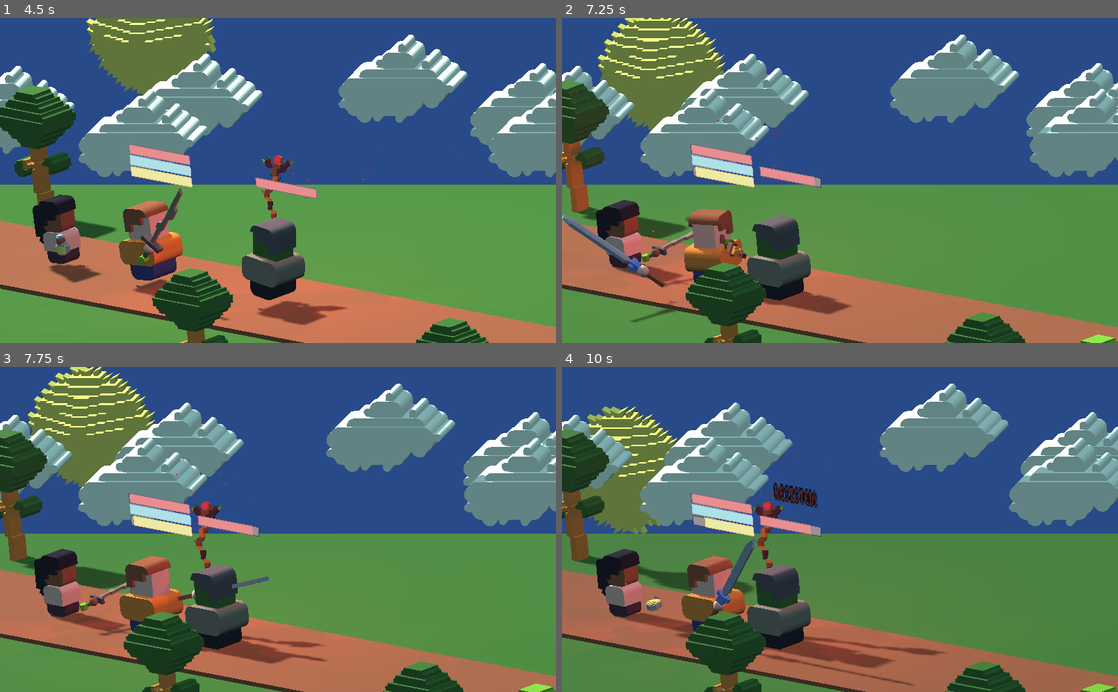
Above: before the commit, frames 1-4 (two rows, left to right).
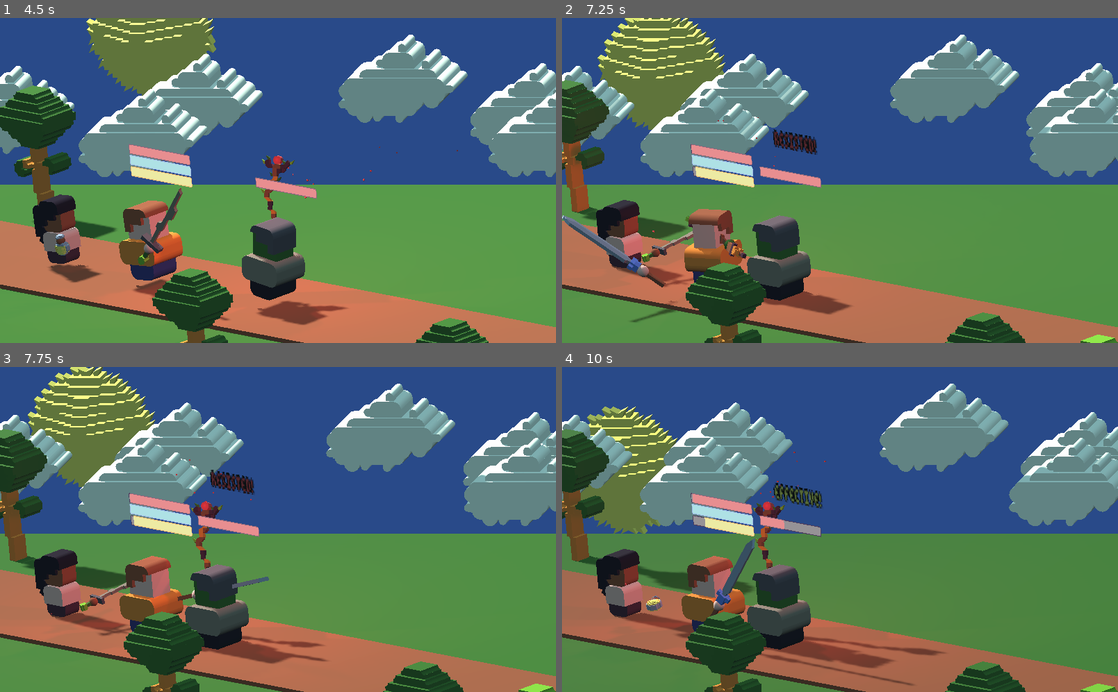
Above: after the commit, the same moments.

Repository: matt-cles/item-assistant
Game: Godot game, scene res://scenes/Main.tscn
Two runs of this game, one before a commit and one after it. Both use one fixed random seed, a clock stepped at 60 frames per second and the inputs below.
Inputs (mouse positions are in pixels of both pictures, inside the frame that each line leads up to):
- Up to frame 1 (4.5 s): click "Start Game" at 0.5 s; tap Enter (ui_accept) at 1.25, 1.52, 2.27, 3.77 s; move the mouse to (400, 164) at 1.27 s; hold Right (ui_right) 1.28-2.03 s; move the mouse to (166, 196) at 2.02 s; hold Left (ui_left) 2.03-2.78 s; move the mouse to (333, 109) at 2.77 s; hold Right (ui_right) 2.78-4.28 s; move the mouse to (250, 245) at 3.52 s; move the mouse to (444, 229) at 4.27 s; hold Left (ui_left) from 4.28 s (still down)
- Up to frame 2 (7.25 s): tap Enter (ui_accept) at 4.52, 5.27, 6.77 s; move the mouse to (673, 131) at 5.02 s; move the mouse to (867, 180) at 5.77 s; move the mouse to (756, 99) at 6.52 s; release Left (ui_left) at 6.53 s; hold Right (ui_right) from 6.53 s (still down)
- Up to frame 3 (7.75 s): keep holding Right (ui_right); move the mouse to (400, 513) at 7.27 s; tap Enter (ui_accept) at 7.52 s
- Up to frame 4 (10 s): move the mouse to (728, 545) at 8.02 s; tap Enter (ui_accept) at 8.27, 9.77 s; move the mouse to (895, 458) at 8.77 s; release Right (ui_right) at 8.78 s; hold Left (ui_left) from 8.78 s (still down); move the mouse to (812, 594) at 9.52 s

Frame 1 is identical in both runs. In frame 2, 0.4% of the frame differs, in the area x 37-47%, y 34-53%; in frame 3, 0.4%; in frame 4, 0.5%, in the area x 38-47%, y 35-52%.

Commit message:
add additional enemies and weaknesses/resistances

Diff:
--- a/scenes/Enemy.tscn
+++ b/scenes/Enemy.tscn
@@ -20,6 +20,13 @@
 [ext_resource path="res://color_scheme/brown.tres" type="Material" id=18]
 [ext_resource path="res://color_scheme/blue.tres" type="Material" id=19]
 [ext_resource path="res://scripts/EffectivenessVisualizer.gd" type="Script" id=20]
+[ext_resource path="res://assets/characters/goblin-1.obj" type="ArrayMesh" id=21]
+[ext_resource path="res://assets/characters/goblin-2.obj" type="ArrayMesh" id=22]
+[ext_resource path="res://color_scheme/bright_green.tres" type="Material" id=23]
+[ext_resource path="res://color_scheme/light_blue.tres" type="Material" id=24]
+[ext_resource path="res://color_scheme/peach.tres" type="Material" id=25]
+[ext_resource path="res://color_scheme/purple.tres" type="Material" id=26]
+[ext_resource path="res://assets/characters/character-4.obj" type="ArrayMesh" id=27]
 
 [sub_resource type="QuadMesh" id=1]
 
@@ -69,15 +76,16 @@
 
 [node name="Meshes" type="Spatial" parent="pivot"]
 
-[node name="Type1" type="MeshInstance" parent="pivot/Meshes"]
+[node name="GreenHuman" type="MeshInstance" parent="pivot/Meshes"]
 transform = Transform( 0.1, 0, 0, 0, 0.1, 0, 0, 0, 0.1, 0, 0, 0 )
+visible = false
 mesh = ExtResource( 1 )
 material/0 = ExtResource( 4 )
 material/1 = ExtResource( 6 )
 material/2 = ExtResource( 7 )
 material/3 = ExtResource( 5 )
 
-[node name="Type2" type="MeshInstance" parent="pivot/Meshes"]
+[node name="RedHuman" type="MeshInstance" parent="pivot/Meshes"]
 transform = Transform( 0.1, 0, 0, 0, 0.1, 0, 0, 0, 0.1, 0, 0, 0 )
 visible = false
 mesh = ExtResource( 1 )
@@ -86,7 +94,7 @@
 material/2 = ExtResource( 15 )
 material/3 = ExtResource( 16 )
 
-[node name="Type3" type="MeshInstance" parent="pivot/Meshes"]
+[node name="BlueHuman" type="MeshInstance" parent="pivot/Meshes"]
 transform = Transform( 0.1, 0, 0, 0, 0.1, 0, 0, 0, 0.1, 0, 0, 0 )
 visible = false
 mesh = ExtResource( 1 )
@@ -95,28 +103,70 @@
 material/2 = ExtResource( 18 )
 material/3 = ExtResource( 19 )
 
+[node name="OrangeTallGuy" type="MeshInstance" parent="pivot/Meshes"]
+transform = Transform( 0.1, 0, 0, 0, 0.1, 0, 0, 0, 0.1, 0, 0, 0 )
+visible = false
+mesh = ExtResource( 27 )
+material/0 = ExtResource( 7 )
+material/1 = ExtResource( 14 )
+material/2 = ExtResource( 25 )
+material/3 = ExtResource( 26 )
+
+[node name="goblin-1" type="MeshInstance" parent="pivot/Meshes"]
+transform = Transform( 0.1, 0, 0, 0, 0.1, 0, 0, 0, 0.1, 0, 0, 0 )
+mesh = ExtResource( 21 )
+material/0 = ExtResource( 18 )
+material/1 = ExtResource( 6 )
+material/2 = ExtResource( 23 )
+
+[node name="goblin-2" type="MeshInstance" parent="pivot/Meshes"]
+transform = Transform( -4.37114e-09, 0, 0.1, 0, 0.1, 0, -0.1, 0, -4.37114e-09, 0, 0, 0 )
+visible = false
+mesh = ExtResource( 22 )
+material/0 = ExtResource( 23 )
+material/1 = ExtResource( 17 )
+material/2 = ExtResource( 24 )
+
 [node name="RightHand" type="Spatial" parent="pivot"]
 transform = Transform( -0.0219959, -0.772121, -0.635095, 0.130085, 0.627638, -0.76756, 0.991259, -0.0994995, 0.0866358, -0.364854, -0.0331169, -0.356495 )
 
 [node name="HandMeshes" type="Spatial" parent="pivot/RightHand"]
 transform = Transform( 1, 0, 7.45058e-09, 0, 1, 1.67638e-08, 7.45058e-09, 5.58794e-09, 1, 0, 0, 0 )
 
-[node name="Type1" type="MeshInstance" parent="pivot/RightHand/HandMeshes"]
+[node name="GreenHuman" type="MeshInstance" parent="pivot/RightHand/HandMeshes"]
 transform = Transform( 0.07, -9.31323e-10, 0, -2.79397e-09, 0.07, 1.49012e-08, -9.31323e-10, 2.85218e-09, 0.07, 0, 0, 0 )
+visible = false
 mesh = SubResource( 2 )
 material/0 = ExtResource( 5 )
 
-[node name="Type2" type="MeshInstance" parent="pivot/RightHand/HandMeshes"]
+[node name="RedHuman" type="MeshInstance" parent="pivot/RightHand/HandMeshes"]
 transform = Transform( 0.07, -9.31323e-10, 0, -2.79397e-09, 0.07, 1.49012e-08, -9.31323e-10, 2.85218e-09, 0.07, 0, 0, 0 )
 visible = false
 mesh = SubResource( 2 )
 material/0 = ExtResource( 16 )
 
-[node name="Type3" type="MeshInstance" parent="pivot/RightHand/HandMeshes"]
+[node name="BlueHuman" type="MeshInstance" parent="pivot/RightHand/HandMeshes"]
 transform = Transform( 0.07, -9.31323e-10, 0, -2.79397e-09, 0.07, 1.49012e-08, -9.31323e-10, 2.85218e-09, 0.07, 0, 0, 0 )
 visible = false
 mesh = SubResource( 2 )
 material/0 = ExtResource( 19 )
+
+[node name="OrangeTallGuy" type="MeshInstance" parent="pivot/RightHand/HandMeshes"]
+transform = Transform( 0.07, -9.31323e-10, 0, -2.79397e-09, 0.07, 1.49012e-08, -9.31323e-10, 2.85218e-09, 0.07, 0, 0, 0 )
+visible = false
+mesh = SubResource( 2 )
+material/0 = ExtResource( 14 )
+
+[node name="goblin-1" type="MeshInstance" parent="pivot/RightHand/HandMeshes"]
+transform = Transform( 0.07, -1.39698e-09, 9.31323e-10, -2.32831e-09, 0.07, 1.49012e-08, 4.65661e-10, 2.96859e-09, 0.07, 0, 0, 0 )
+visible = false
+mesh = SubResource( 2 )
+material/0 = ExtResource( 23 )
+
+[node name="goblin-2" type="MeshInstance" parent="pivot/RightHand/HandMeshes"]
+transform = Transform( 0.07, -1.39698e-09, 9.31323e-10, -2.32831e-09, 0.07, 1.49012e-08, 4.65661e-10, 2.96859e-09, 0.07, 0, 0, 0 )
+mesh = SubResource( 2 )
+material/0 = ExtResource( 23 )
 
 [node name="WeaponSlot" type="Spatial" parent="pivot/RightHand"]
 
--- a/scripts/Enemy.gd
+++ b/scripts/Enemy.gd
@@ -20,18 +20,44 @@
 var weapon:Item
 
 var type:int
+# Item damage types are: Fire, Ice, Heavy, Slash, Pierce, Stealth
 var types = [
 	{
-		'resistances': [Item.DAMAGE_TYPES.ICE, Item.DAMAGE_TYPES.PIERCE],
-		'weaknesses' : [Item.DAMAGE_TYPES.FIRE, Item.DAMAGE_TYPES.HEAVY],
-	},
-	{
-		'resistances': [Item.DAMAGE_TYPES.FIRE, Item.DAMAGE_TYPES.STEALTH],
-		'weaknesses' : [Item.DAMAGE_TYPES.ICE, Item.DAMAGE_TYPES.SLASH],
-	},
-	{
-		'resistances': [Item.DAMAGE_TYPES.HEAVY, Item.DAMAGE_TYPES.SLASH],
-		'weaknesses' : [Item.DAMAGE_TYPES.STEALTH, Item.DAMAGE_TYPES.PIERCE],
+		# Green Human
+		'resisted': [Item.DAMAGE_TYPES.SLASH],
+		'ineffective': [Item.DAMAGE_TYPES.ICE, Item.DAMAGE_TYPES.STEALTH],
+		'effective': [Item.DAMAGE_TYPES.PIERCE, Item.DAMAGE_TYPES.HEAVY],
+		'critical' : [Item.DAMAGE_TYPES.FIRE],
+	}, {
+		# Red Human
+		'resisted': [Item.DAMAGE_TYPES.PIERCE],
+		'ineffective': [Item.DAMAGE_TYPES.FIRE, Item.DAMAGE_TYPES.SLASH],
+		'effective': [Item.DAMAGE_TYPES.ICE, Item.DAMAGE_TYPES.STEALTH],
+		'critical' : [Item.DAMAGE_TYPES.HEAVY],
+	}, {
+		# Blue Human
+		'resisted': [Item.DAMAGE_TYPES.HEAVY],
+		'ineffective': [Item.DAMAGE_TYPES.ICE, Item.DAMAGE_TYPES.PIERCE],
+		'effective': [Item.DAMAGE_TYPES.FIRE, Item.DAMAGE_TYPES.SLASH],
+		'critical' : [Item.DAMAGE_TYPES.STEALTH],
+	}, {
+		# Orange Tall Guy
+		'resisted': [Item.DAMAGE_TYPES.STEALTH, Item.DAMAGE_TYPES.SLASH],
+		'ineffective': [Item.DAMAGE_TYPES.PIERCE, Item.DAMAGE_TYPES.HEAVY],
+		'effective': [],
+		'critical' : [Item.DAMAGE_TYPES.ICE, Item.DAMAGE_TYPES.FIRE],
+	}, {
+		# goblin-1
+		'resisted': [Item.DAMAGE_TYPES.ICE, Item.DAMAGE_TYPES.FIRE],
+		'ineffective': [Item.DAMAGE_TYPES.STEALTH],
+		'effective': [Item.DAMAGE_TYPES.PIERCE, Item.DAMAGE_TYPES.HEAVY],
+		'critical' : [Item.DAMAGE_TYPES.SLASH],
+	}, {
+		# goblin-2
+		'resisted': [Item.DAMAGE_TYPES.ICE, Item.DAMAGE_TYPES.FIRE],
+		'ineffective': [],
+		'effective': [Item.DAMAGE_TYPES.PIERCE, Item.DAMAGE_TYPES.SLASH, Item.DAMAGE_TYPES.HEAVY],
+		'critical' : [Item.DAMAGE_TYPES.STEALTH],
 	},
 ]
 
@@ -95,13 +121,17 @@
 	$StatusBars/EffectivenessSpawn/EffectivenessVisualizer.visible = true
 
 func take_damage(damage, damage_type=Item.DAMAGE_TYPES.NONE):
-	if damage_type in types[type].resistances:
-		print('Resist!')
-		damage *= .25
+	if damage_type in types[type].resisted:
+		damage *= .05
 		display_effectiveness(resisted_texture)
-	elif damage_type in types[type].weaknesses:
-		print('Effective!')
-		damage *= 4
+	elif damage_type in types[type].ineffective:
+		damage *= .5
+		display_effectiveness(ineffective_texture)
+	elif damage_type in types[type].effective:
+		damage *= 2
+		display_effectiveness(effective_texture)
+	elif damage_type in types[type].critical:
+		damage *= 8
 		display_effectiveness(critical_texture)
 	health -= damage
 	$StatusBars/HealthBarSprite/Viewport/HealthBar.value = health
Not shown: 1 places in scenes/Enemy.tscn that only renumber resources
